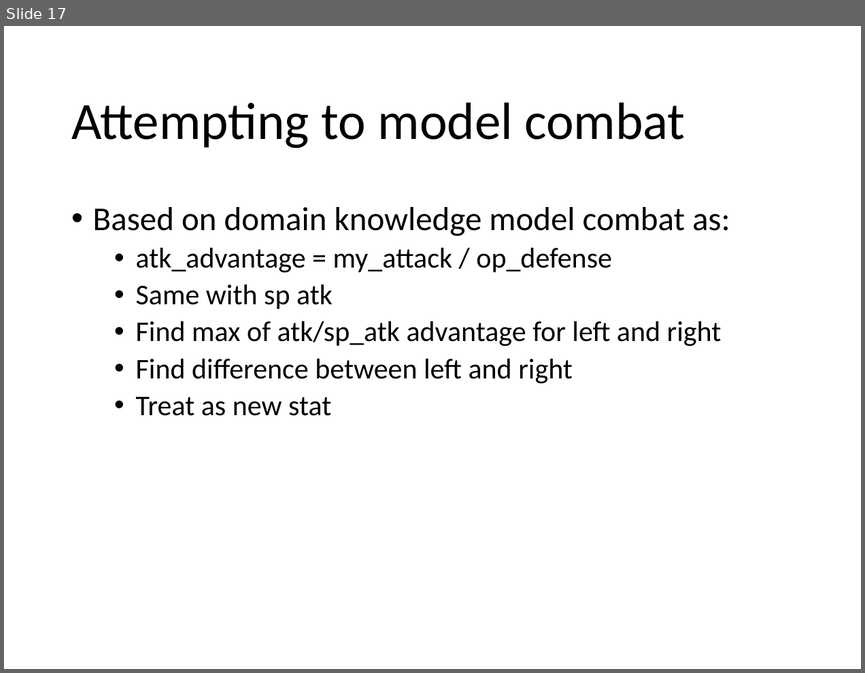
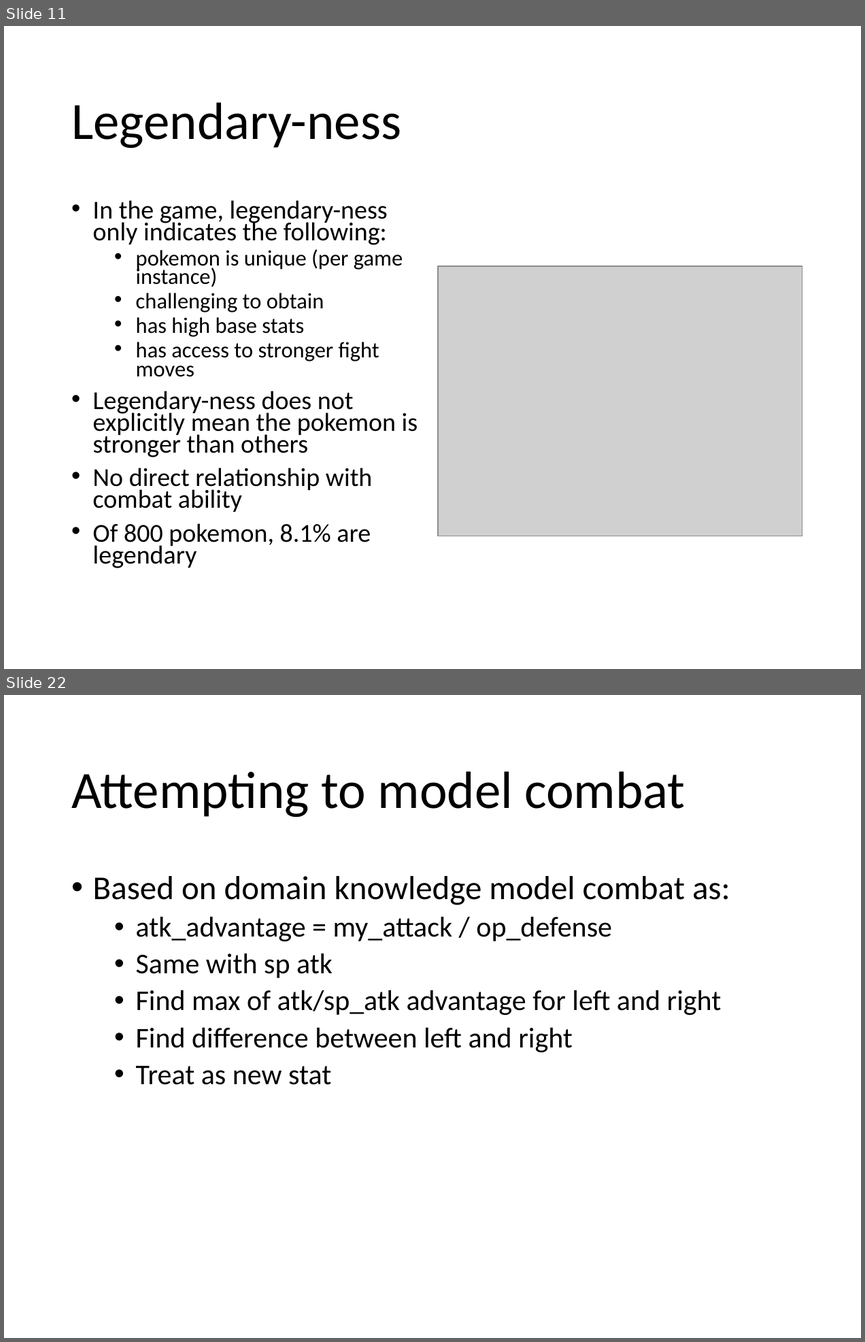
Before and after one commit to wwarriner/pokemon_battles, a slide deck: summary.pptx. Shown one above the other, each under a label of ours: slide 17 before the commit, slides 11 and 22 after it; the slides between them are not shown. The pictures are 865x673 and 865x1342 pixels, drawn with LibreOffice and Linux fonts; fonts in the diff are those of the drawing; grey boxes stand for pictures. Boxes give left, top, right and bottom in pixels: in the first picture for what was removed or moved away, otherwise in the second. Text is boxed around its words. In the diff, an @@ line names an element or a change of style, - is before the commit and + after.

```diff
--- a/summary.pptx
+++ b/summary.pptx
@@ slide 11 added at [4, 26, 861, 669], background #FFFFFF @@
@@ title added at [71, 102, 401, 148], 44 pt, text #000000 @@
+Legendary-ness
@@ text added at [93, 200, 418, 568], 21.7 pt, text #000000 @@
+• In the game, legendary-ness only indicates the following:
+  • pokemon is unique (per game instance)
+  • challenging to obtain
+  • has high base stats
+  • has access to stronger fight moves
+• Legendary-ness does not explicitly mean the pokemon is stronger than others
+• No direct relationship with combat ability
+• Of 800 pokemon, 8.1% are legendary
@@ picture added at [438, 266, 802, 536] @@
@@ what was slide 17 is now slide 22 @@
```
Also in this commit, not shown: 13 slides changed, 7 other slides added, 3 slides removed, 9 other files.
